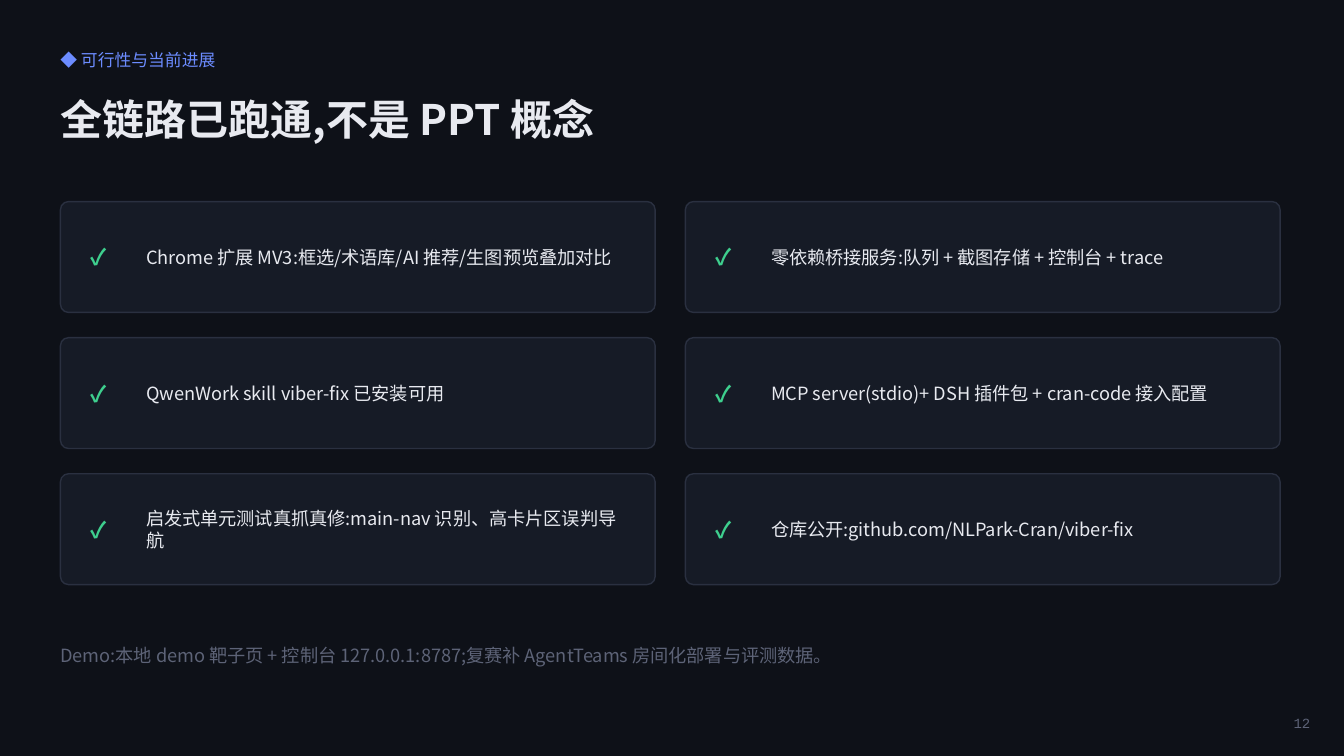
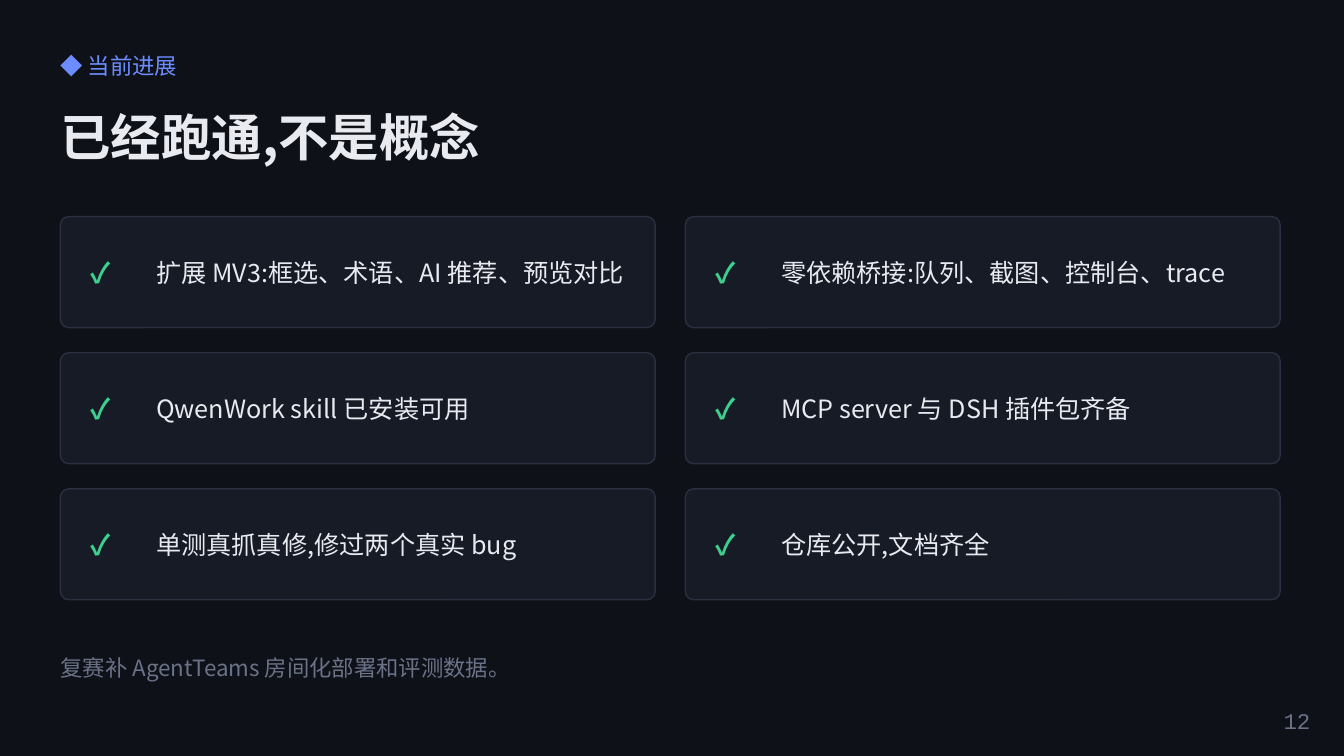
Before and after one commit to NLPark-Cran/viber-fix, a slide deck: slide 12 of contest/proposal.pptx. Drawn at 1344x756 pixels with LibreOffice and Linux fonts; fonts in the diff are those of the drawing. Boxes give left, top, right and bottom in pixels: in the first picture for what was removed or moved away, otherwise in the second. Text is boxed around its words. In the diff, an @@ line names an element or a change of style, - is before the commit and + after.

Commit message:
style: 方案 PPT 文案去 AI 味、字号升级(正文 20+/小字 16+),封面去掉赛事抬头

```diff
--- a/contest/proposal.pptx
+++ b/contest/proposal.pptx
@@ text at bbox=[88, 55, 177, 76]: text changed; size 12 to 16 pt @@
-◆ 可行性与当前进展
+◆ 当前进展
@@ text at bbox=[60, 112, 480, 167]: text changed; size 30 to 36 pt @@
-全链路已跑通,不是 PPT 概念
+已经跑通,不是概念
@@ text "✓": place and size @@
-text "✓" at bbox=[91, 202, 141, 313]
+text "✓" at bbox=[91, 217, 151, 328]
@@ text "✓": place and size @@
-text "✓" at bbox=[716, 202, 766, 313]
+text "✓" at bbox=[716, 217, 776, 328]
@@ text at bbox=[156, 260, 624, 284]: text changed; size 13 to 18 pt @@
-Chrome 扩展 MV3:框选/术语库/AI 推荐/生图预览叠加对比
+扩展 MV3:框选、术语、AI 推荐、预览对比
@@ text at bbox=[781, 261, 1225, 284]: text changed; size 13 to 18 pt @@
-零依赖桥接服务:队列 + 截图存储 + 控制台 + trace
+零依赖桥接:队列、截图、控制台、trace
@@ text "✓": place and size @@
-text "✓" at bbox=[91, 338, 141, 449]
+text "✓" at bbox=[91, 353, 151, 464]
@@ text "✓": place and size @@
-text "✓" at bbox=[716, 338, 766, 449]
+text "✓" at bbox=[716, 353, 776, 464]
@@ text at bbox=[156, 397, 470, 423]: text changed; size 13 to 18 pt @@
-QwenWork skill viber-fix 已安装可用
+QwenWork skill 已安装可用
@@ text at bbox=[781, 397, 1131, 420]: text changed; size 13 to 18 pt @@
-MCP server(stdio)+ DSH 插件包 + cran-code 接入配置
+MCP server 与 DSH 插件包齐备
@@ size 16 to 20 pt in 6 elements at bbox=[91, 217, 151, 328], bbox=[716, 217, 776, 328], bbox=[91, 353, 151, 464], bbox=[716, 353, 776, 464], bbox=[716, 489, 776, 600], bbox=[91, 489, 151, 600] @@
@@ text "✓": place and size @@
-text "✓" at bbox=[91, 474, 141, 585]
+text "✓" at bbox=[91, 489, 151, 600]
@@ 6 rounded rectangles: place and size @@
-6 rounded rectangles at bbox=[60, 202, 1280, 585]
+6 rounded rectangles at bbox=[60, 217, 1280, 600]
@@ text "✓": place and size @@
-text "✓" at bbox=[716, 474, 766, 585]
+text "✓" at bbox=[716, 489, 776, 600]
@@ text at bbox=[156, 532, 516, 560]: text changed; size 13 to 18 pt @@
-启发式单元测试真抓真修:main-nav 识别、高卡片区误判导航
+单测真抓真修,修过两个真实 bug
@@ text at bbox=[781, 532, 990, 559]: text changed; size 13 to 18 pt @@
-仓库公开:github.com/NLPark-Cran/viber-fix
+仓库公开,文档齐全
@@ text at bbox=[60, 657, 511, 682]: text changed; size 13 to 16 pt; text colour #5D6377 to #6B7288 @@
-Demo:本地 demo 靶子页 + 控制台 127.0.0.1:8787;复赛补 AgentTeams 房间化部署与评测数据。
+复赛补 AgentTeams 房间化部署和评测数据。
@@ text "12": place and size @@
-text "12" at bbox=[1294, 719, 1311, 728]
+text "12" at bbox=[1284, 714, 1311, 729]
@@ text "12" at bbox=[1284, 714, 1311, 729]: size 10 to 16 pt, text colour #5D6377 to #6B7288 @@
```
Also in this commit, not shown: 13 other slides changed, 1 other file.
